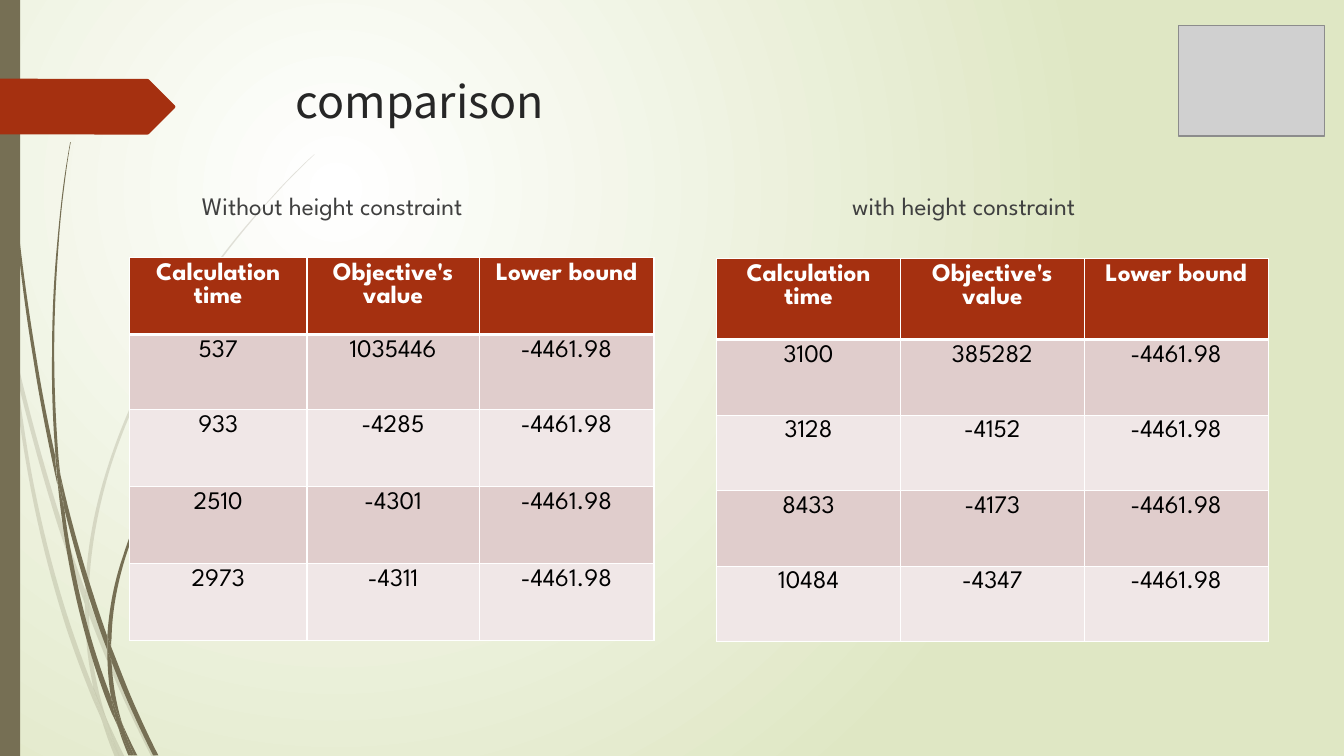
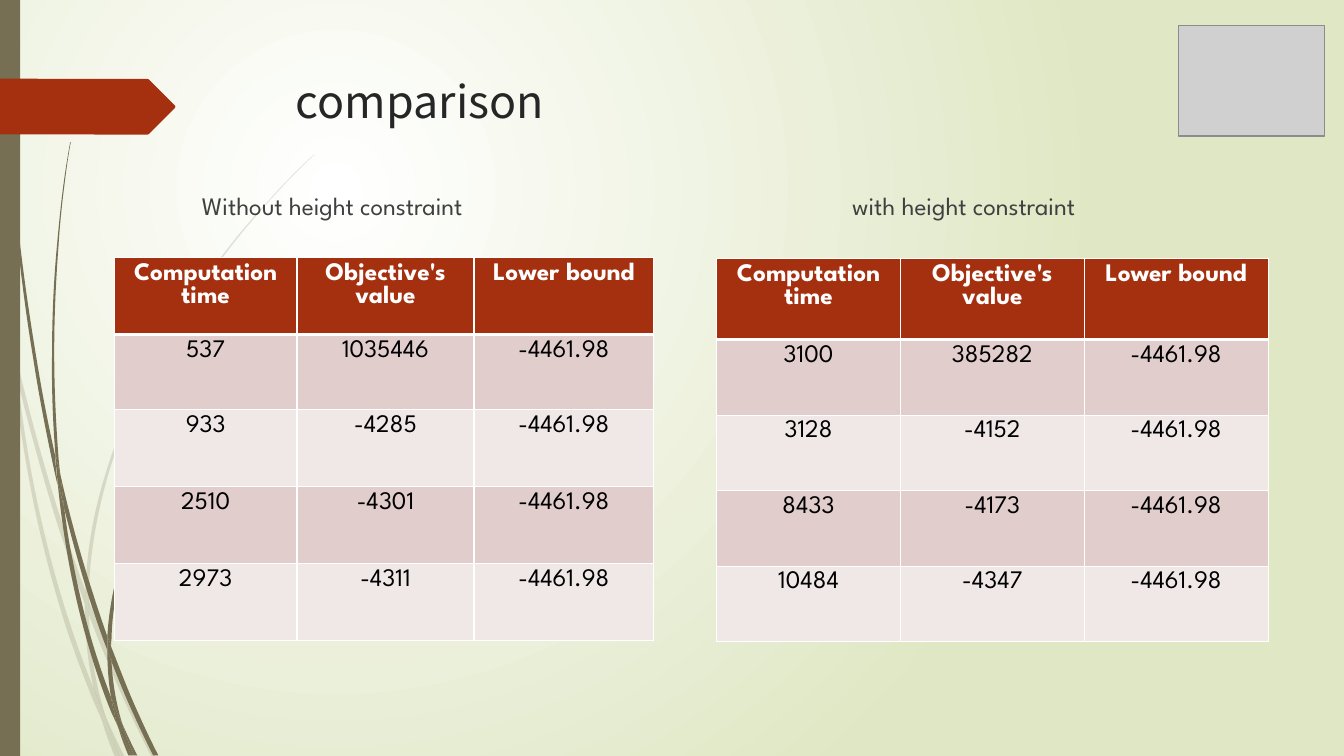
Before and after one commit to r-kurosu/kline_new, a slide deck: slide 29 of 5月 中間報告pptx.pptx (slide 25 before the commit). Drawn at 1344x756 pixels with LibreOffice and Linux fonts; fonts in the diff are those of the drawing; grey boxes stand for pictures. Boxes give left, top, right and bottom in pixels: in the first picture for what was removed or moved away, otherwise in the second. Text is boxed around its words. In the diff, an @@ line names an element or a change of style, - is before the commit and + after.

```diff
--- a/5月 中間報告pptx.pptx
+++ b/5月 中間報告pptx.pptx
@@ table at [114,258,653,641] @@
-row 1, column 1: Calculation / time
+row 1, column 1: Computation / time
@@ table: place and size @@
-table at [129,258,653,641]
+table at [114,258,653,641]
@@ table at [717,259,1267,642] @@
-row 1, column 1: Calculation / time
+row 1, column 1: Computation / time
```
Also in this commit, not shown: 6 other slides changed, 5 slides added.
